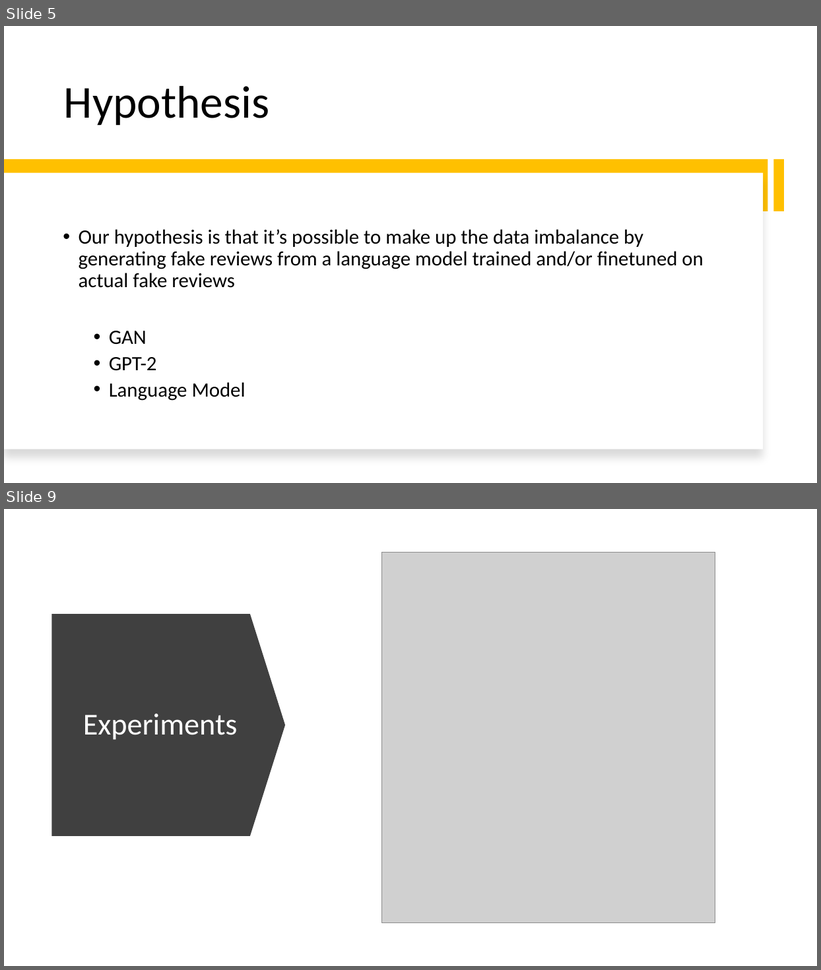
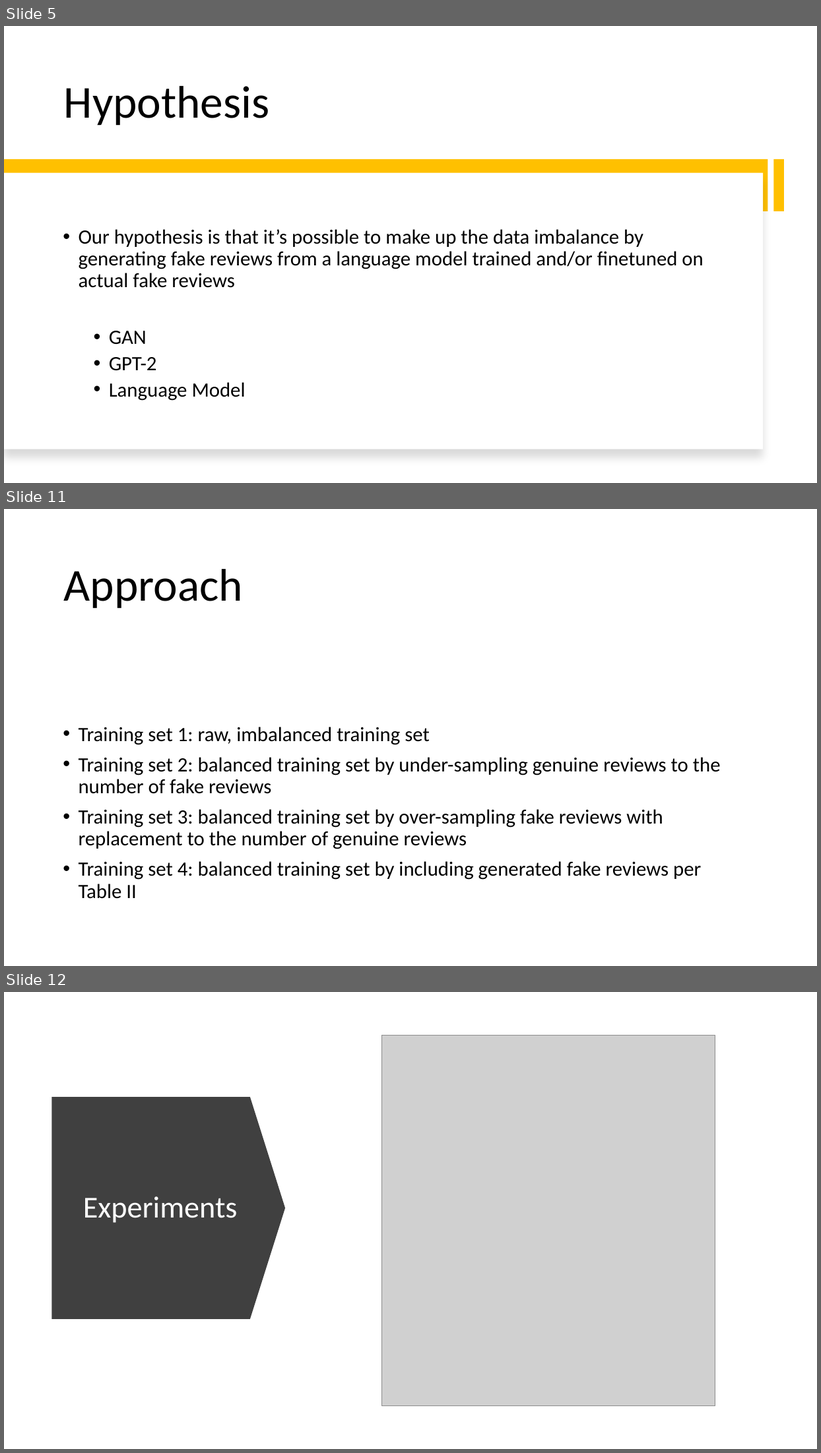
Before and after one commit to yizhang7210/w266-final-project, a slide deck: w266.pptx. Shown one above the other, each under a label of ours: slides 5 and 9 before the commit, slides 5, 11 and 12 after it; the slides between them are not shown. The pictures are 821x970 and 821x1453 pixels, drawn with LibreOffice and Linux fonts; fonts in the diff are those of the drawing; grey boxes stand for pictures. Boxes give left, top, right and bottom in pixels: in the first picture for what was removed or moved away, otherwise in the second. Text is boxed around its words. In the diff, an @@ line names an element or a change of style, - is before the commit and + after.

```diff
--- a/w266.pptx
+++ b/w266.pptx
@@ slide 11 added at box(4, 509, 817, 966), background #FFFFFF @@
@@ title added at box(64, 569, 243, 609), 54 pt, text #000000 @@
+Approach
@@ text added at box(79, 727, 721, 899), 24 pt, text #000000 @@
+• Training set 1: raw, imbalanced training set
+• Training set 2: balanced training set by under-sampling genuine reviews to the number of fake reviews
+• Training set 3: balanced training set by over-sampling fake reviews with replacement to the number of genuine reviews
+• Training set 4: balanced training set by including generated fake reviews per Table II
@@ what was slide 9 is now slide 12 @@
```
Also in this commit, not shown: 8 slides changed, 2 other slides added, 4 other files.
